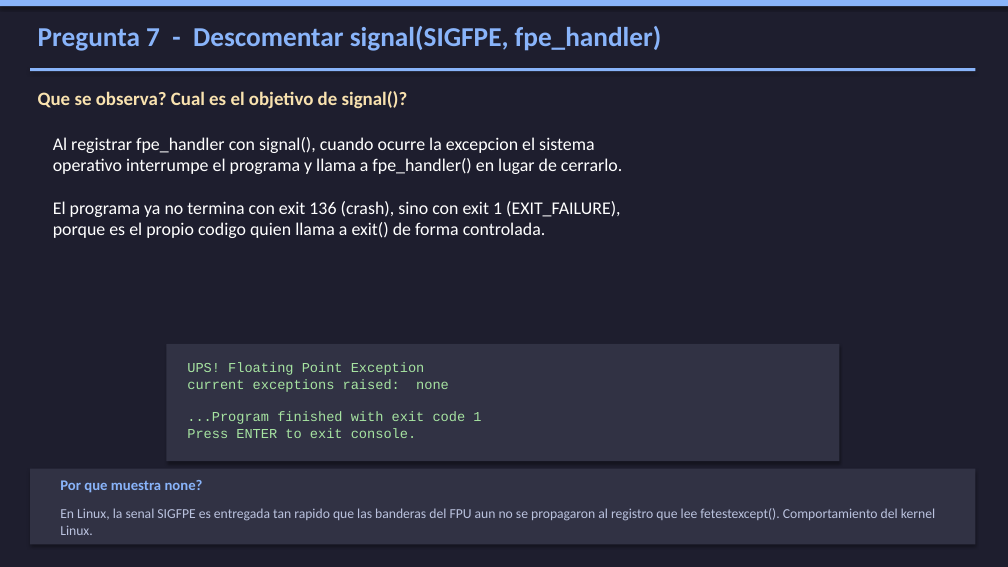
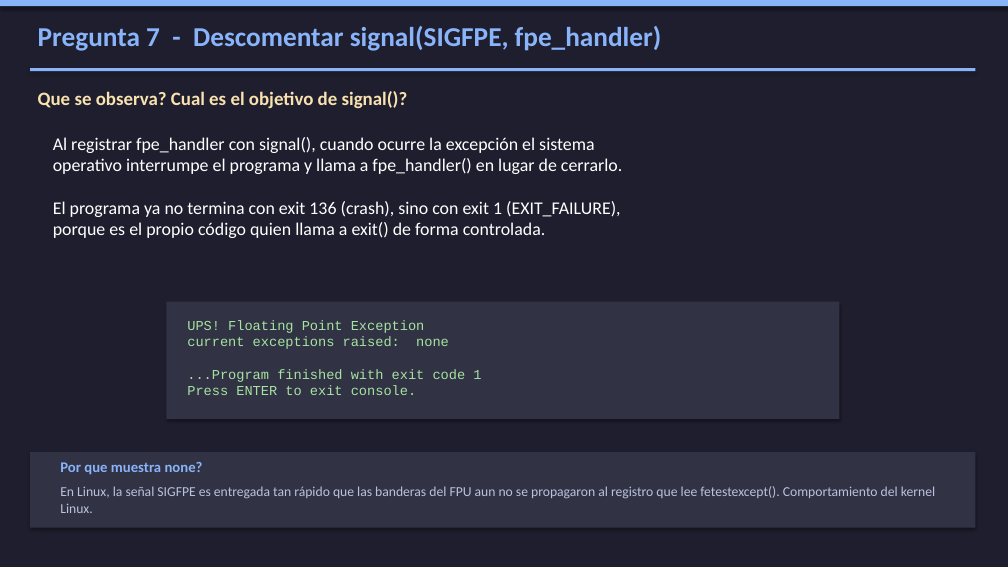
Before and after one commit to Juan-Stella/Control-y-Sistemas, a slide deck: slide 4 of Tp3/Ejercicio_6_Presentacion.pptx. Drawn at 1008x567 pixels with LibreOffice and Linux fonts; fonts in the diff are those of the drawing. Boxes give left, top, right and bottom in pixels: in the first picture for what was removed or moved away, otherwise in the second. Text is boxed around its words. In the diff, an @@ line names an element or a change of style, - is before the commit and + after.

```diff
--- a/Tp3/Ejercicio_6_Presentacion.pptx
+++ b/Tp3/Ejercicio_6_Presentacion.pptx
@@ text at box(53, 137, 622, 238): text changed @@
-Al registrar fpe_handler con signal(), cuando ocurre la excepcion el sistema
-operativo interrumpe el programa y llama a fpe_handler() en lugar de cerrarlo.
-El programa ya no termina con exit 136 (crash), sino con exit 1 (EXIT_FAILURE),
-porque es el propio codigo quien llama a exit() de forma controlada.
+Al registrar fpe_handler con signal(), cuando ocurre la excepción el sistema
+operativo interrumpe el programa y llama a fpe_handler() en lugar de cerrarlo.
+El programa ya no termina con exit 136 (crash), sino con exit 1 (EXIT_FAILURE),
+porque es el propio código quien llama a exit() de forma controlada.
@@ rectangle: place and size @@
-rectangle at box(166, 344, 839, 461)
+rectangle at box(166, 302, 839, 419)
@@ text "UPS! Floating Point Exception current ...": place and size @@
-text "UPS! Floating Point Exception current ..." at box(187, 362, 481, 438)
+text "UPS! Floating Point Exception current ..." at box(187, 320, 481, 395)
@@ rectangle: place and size @@
-rectangle at box(30, 469, 975, 544)
+rectangle at box(30, 452, 975, 528)
@@ text "Por que muestra none?": place and size @@
-text "Por que muestra none?" at box(60, 480, 203, 493)
+text "Por que muestra none?" at box(60, 462, 203, 475)
@@ text at box(60, 486, 935, 513): text changed @@
-En Linux, la senal SIGFPE es entregada tan rapido que las banderas del FPU aun no se propagaron al registro que lee fetestexcept(). Comportamiento del kernel Linux.
+En Linux, la señal SIGFPE es entregada tan rápido que las banderas del FPU aun no se propagaron al registro que lee fetestexcept(). Comportamiento del kernel Linux.
```
Also in this commit, not shown: 3 other slides changed, 1 other file.
